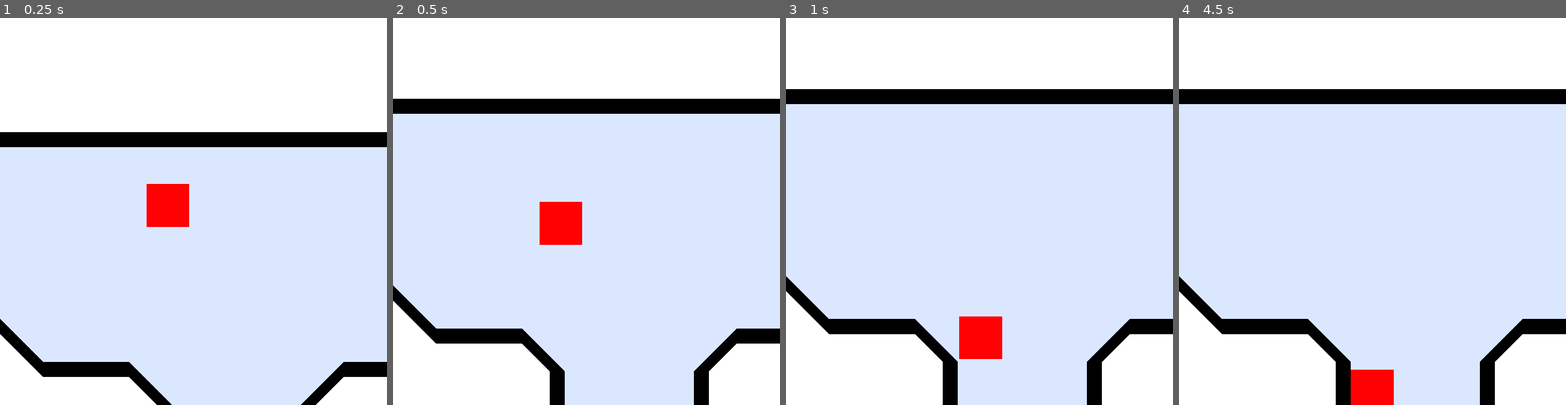
Above: before the commit, frames 1-4 (left to right).
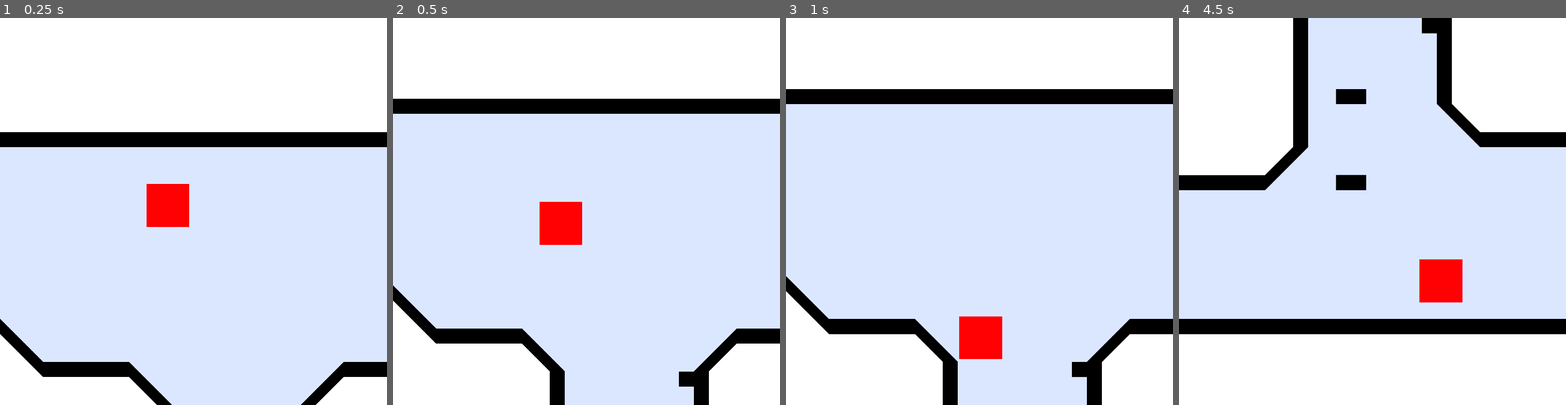
Above: after the commit, the same moments.

Repository: squidistaken/the-right-move
Game: Godot game, scene res://Scenes/GameManager.tscn
Two runs of this game, one before a commit and one after it. Both use one fixed random seed, a clock stepped at 60 frames per second and the inputs below.
Inputs (mouse positions are in pixels of both pictures, inside the frame that each line leads up to):
- Up to frame 1 (0.25 s): no input
- Up to frame 2 (0.5 s): no input
- Up to frame 3 (1 s): tap Enter at 0.5 s; move the mouse to (1064, 192) at 0.52 s; hold Right (move_right) from 0.53 s (still down); tap Z (action) at 0.6 s; click (1064, 192) at 0.67 s; tap Up (jump) at 0.77 s
- Up to frame 4 (4.5 s): release Right (move_right) at 1.25 s; drag from (1295, 230) to (1353, 288) at 1.27 s; move the mouse to (1411, 126) at 2.02 s; hold Right (move_right) 2.03-2.75 s; tap Shift at 2.1 s; drag from (1353, 288) to (1256, 153) at 2.77 s; tap Space at 3.5 s; move the mouse to (1488, 269) at 3.52 s; hold Left (move_left) 3.53-4.25 s; tap E at 3.6 s; tap Up (jump) at 3.77 s; drag from (1256, 153) to (1314, 114) at 4.27 s

Frame 1 is identical in both runs. In frame 2, 0.2% of the frame differs, in the area x 73-78%, y 91-96%; in frame 3, 0.2%; in frame 4, 33%, in the area x 0-100%, y 0-100%.

Commit message:
idk why this one is working...
let's see if it works for 4.2 release

Diff:
--- a/Assets/Tilesets/Phase One/PhaseOne.tres
+++ b/Assets/Tilesets/Phase One/PhaseOne.tres
@@ -94,25 +94,25 @@
 4:2/0/physics_layer_0/angular_velocity = 0.0
 4:2/0/physics_layer_0/polygon_0/points = PackedVector2Array(37.6471, -128, 128, -128, 128, -37.6471, 37.6471, -37.6471)
 4:2/0/physics_layer_0/polygon_0/one_way = true
-4:2/0/physics_layer_0/polygon_0/one_way_margin = 10.0
+4:2/0/physics_layer_0/polygon_0/one_way_margin = 100.0
 5:2/0 = 0
 5:2/0/physics_layer_0/linear_velocity = Vector2(0, 0)
 5:2/0/physics_layer_0/angular_velocity = 0.0
 5:2/0/physics_layer_0/polygon_0/points = PackedVector2Array(37.6471, 128, 128, 128, 128, 37.6471, 37.6471, 37.6471)
 5:2/0/physics_layer_0/polygon_0/one_way = true
-5:2/0/physics_layer_0/polygon_0/one_way_margin = 10.0
+5:2/0/physics_layer_0/polygon_0/one_way_margin = 100.0
 6:2/0 = 0
 6:2/0/physics_layer_0/linear_velocity = Vector2(0, 0)
 6:2/0/physics_layer_0/angular_velocity = 0.0
 6:2/0/physics_layer_0/polygon_0/points = PackedVector2Array(-37.6471, 128, -128, 128, -128, 37.6471, -37.6471, 37.6471)
 6:2/0/physics_layer_0/polygon_0/one_way = true
-6:2/0/physics_layer_0/polygon_0/one_way_margin = 10.0
+6:2/0/physics_layer_0/polygon_0/one_way_margin = 100.0
 7:2/0 = 0
 7:2/0/physics_layer_0/linear_velocity = Vector2(0, 0)
 7:2/0/physics_layer_0/angular_velocity = 0.0
 7:2/0/physics_layer_0/polygon_0/points = PackedVector2Array(-37.6471, -128, -128, -128, -128, -37.6471, -37.6471, -37.6471)
 7:2/0/physics_layer_0/polygon_0/one_way = true
-7:2/0/physics_layer_0/polygon_0/one_way_margin = 10.0
+7:2/0/physics_layer_0/polygon_0/one_way_margin = 100.0
 
 [resource]
 tile_size = Vector2i(256, 256)
--- a/Scenes/Maps/BummerAgain.tscn
+++ b/Scenes/Maps/BummerAgain.tscn
@@ -8,6 +8,6 @@
 [node name="TileMap" type="TileMap" parent="."]
 tile_set = ExtResource("1_m06w6")
 format = 2
-layer_0/tile_data = PackedInt32Array(0, 262145, 0, 1, 262145 …(867 unchanged characters)… , 262148, 327681, 2, 262149, 393217, 2, 6, 393217, 2, 5, 327681, 2, 131076, 327681, 2, 131077, 393217, 2)
+layer_0/tile_data = PackedInt32Array(0, 262145, 0, 1, 262145 …(867 unchanged characters)… , 262148, 327681, 2, 262149, 393217, 2, 131076, 327681, 2, 131077, 393217, 2, 65542, 262145, 2)
 
 [node name="RoomInstance" parent="." instance=ExtResource("2_lxtvb")]
--- a/Scenes/Maps/JumpAgain.tscn
+++ b/Scenes/Maps/JumpAgain.tscn
@@ -8,6 +8,6 @@
 [node name="TileMap" type="TileMap" parent="."]
 tile_set = ExtResource("1_h4i1k")
 format = 2
-layer_0/tile_data = PackedInt32Array(0, 262145, 0, 1, 262145 …(693 unchanged characters)…  0, 589833, 262145, 0, 589832, 262145, 0)
+layer_0/tile_data = PackedInt32Array(0, 262145, 0, 1, 262145 …(693 unchanged characters)…  0, 589833, 262145, 0, 589832, 262145, 0, 589830, 262145, 2)
 
 [node name="RoomInstance" parent="." instance=ExtResource("2_3mgym")]
